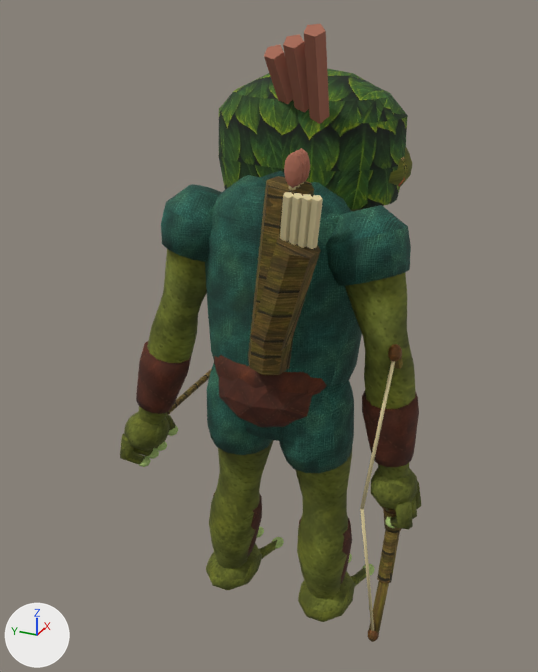
The glTF model UnityProject/Assets/Pepe/Source/10-reed-veteran.glb: old version first, new version second.
One viewpoint serves both versions: a camera (50 mm lens) standing at (-3.52, -1.48, 3.53) and looking at (0.29, 0.23, 1.63). The axes (+X, +Y, +Z) are drawn at lower left. The lights are the same throughout. The older version comes first. Where no turn or scale is listed for an object, it has been applied to the vertices. Vertices at exactly the same position are counted once.

In view in the first picture: '10-reed-veteran'.
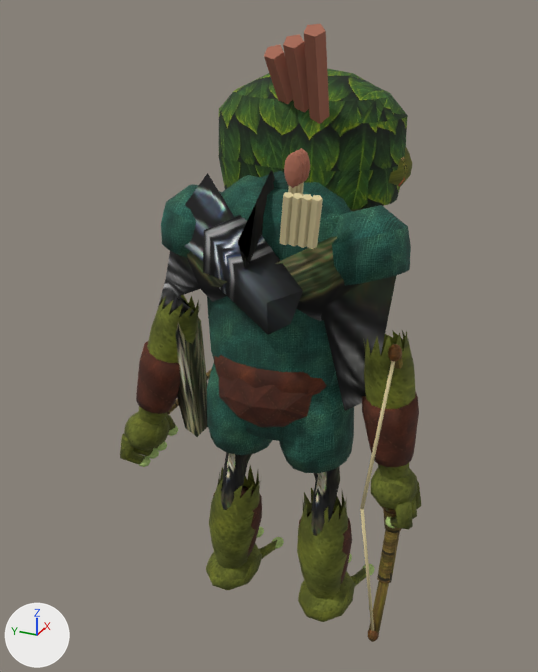
Changed parts and their boxes (x1, y1, x2, y2) in the pictures (538 x 672 px):
part 1 of me_камышовый_гвардеец, added
    after: (158, 171, 397, 536)
part 2 of me_камышовый_гвардеец, deleted (brown)
    before: (250, 233, 321, 351)
part 3 of me_камышовый_гвардеец, cut back
    before: (159, 176, 409, 522)
    after: (185, 173, 303, 335)

Diff of the bpy script that builds the scene:
```diff
--- a/UnityProject/Assets/Pepe/Source/10-reed-veteran.glb.py
+++ b/UnityProject/Assets/Pepe/Source/10-reed-veteran.glb.py
@@ img_warcraft_gnollarcher @@
+img_warcraft_gnollarcher = load_image('Warcraft gnollarcher', '_unpacked/Warcraft_gnollarcher', 256, 256, 'sRGB')
@@ mat_warcraft_gnollarcher @@
+mat_warcraft_gnollarcher = principled_material('Warcraft gnollarcher')
+mat_warcraft_gnollarcher.texture = img_warcraft_gnollarcher
+mat_warcraft_gnollarcher.roughness = 0.88
@@ me_камышовый_гвардеец @@
 # used by ob_10_reed_veteran; location = (0.0, 0.0, 0.0)
-me_камышовый_гвардеец.from_pydata(...)  # 4788 vertices, 9204 faces; spans x -0.72..1.51, y -0.84..1.0, z -0.03..3.42
+me_камышовый_гвардеец.from_pydata(...)  # 4653 vertices, 8825 faces; spans x -0.71..1.51, y -0.84..1.0, z -0.03..3.42
+# me_камышовый_гвардеец part 1: a new loose piece of 79 vertices spanning x -0.58..0.19, y -0.63..0.74, z 0.21..2.76, in mat_warcraft_gnollarcher (picture img_warcraft_gnollarcher)
+# me_камышовый_гвардеец part 2: the loose piece of 16 vertices spanning x -0.72..-0.43, y -0.41..-0.05, z 1.99..2.58 is deleted
+# me_камышовый_гвардеец part 3
+# 210 vertices are removed from x -0.58..0.21, y -0.69..0.68, z 1.02..2.78
+# 504 faces are deleted
+# 12 vertices are added at x -0.61..-0.19, y -0.28..0.6, z 2.02..2.71
+# 14 new faces join them, mat_warcraft_gnollarcher (picture img_warcraft_gnollarcher)
 me_камышовый_гвардеец.materials.append(mat_moss_frog_skin)
@@ me_камышовый_гвардеец @@
 me_камышовый_гвардеец.materials.append(mat_old_rust_red)
+me_камышовый_гвардеец.materials.append(mat_warcraft_gnollarcher)  # picture img_warcraft_gnollarcher
```
